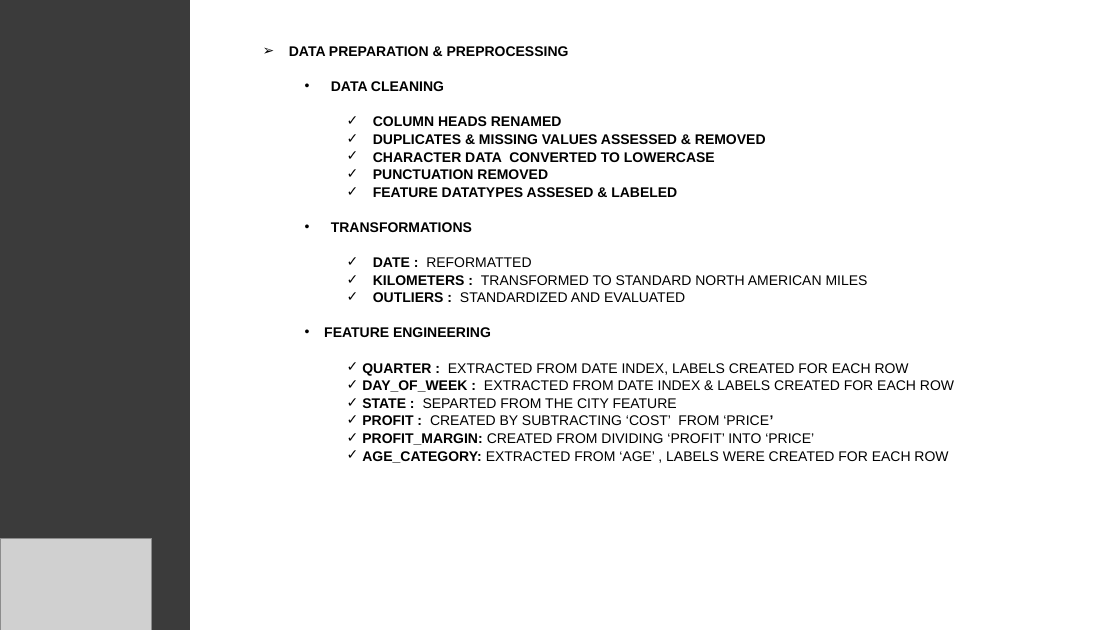
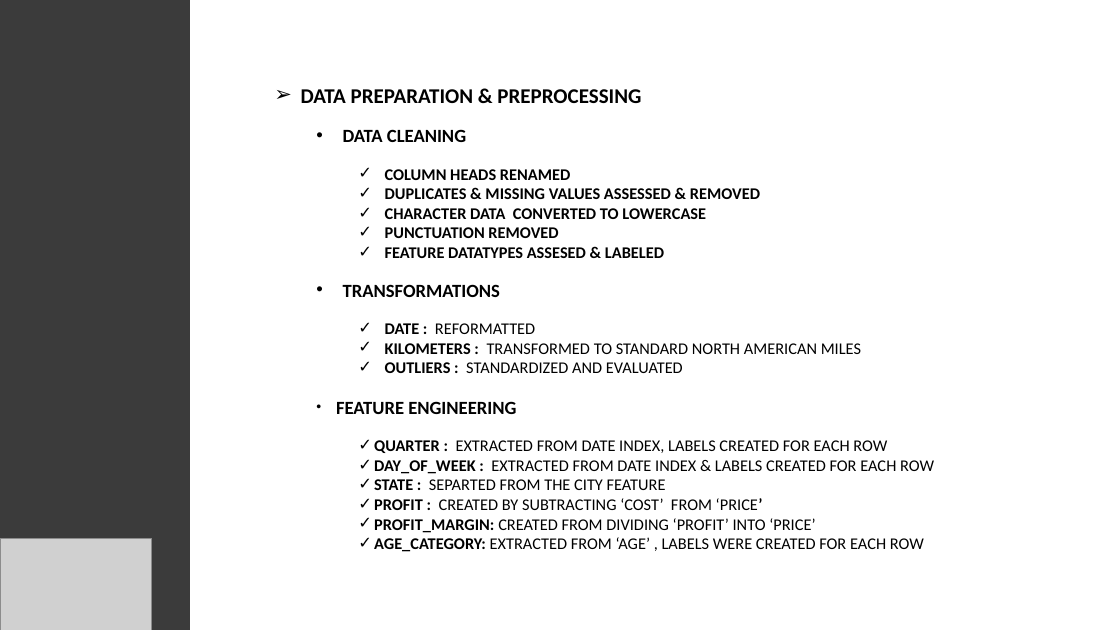
Before and after one commit to Drew5040/Portfolio, a slide deck: slide 6 of Sample1_Exploratory.Data.Analysis/eda.presentation.pptx. Drawn at 1120x630 pixels with LibreOffice and Linux fonts; fonts in the diff are those of the drawing; grey boxes stand for pictures. Boxes give left, top, right and bottom in pixels: in the first picture for what was removed or moved away, otherwise in the second. Text is boxed around its words. In the diff, an @@ line names an element or a change of style, - is before the commit and + after.

```diff
--- a/Sample1_Exploratory.Data.Analysis/eda.presentation.pptx
+++ b/Sample1_Exploratory.Data.Analysis/eda.presentation.pptx
@@ subtitle "DATA PREPARATION & PREPROCESSING": place and size @@
-subtitle "DATA PREPARATION & PREPROCESSING" at (289,46,954,463)
+subtitle "DATA PREPARATION & PREPROCESSING" at (301,89,934,552)
@@ subtitle "DATA PREPARATION & PREPROCESSING" at (301,89,934,552): size 12 to 18 pt in "DATA PREPARATION & PREPROCESSING"; font Arial to Calibri; size 12 to 16 pt in "DATA CLEANING", "TRANSFORMATIONS", "FEATURE ENGINEERING"; size 12 to 14 pt in "COLUMN HEADS RENAMED", "DUPLICATES & MISSING VALUES ASSESSED & REMOVED", "CHARACTER DATA CONVERTED TO LOWERCASE", "PUNCTUATION REMOVED" and 10 more places @@
```
Also in this commit, not shown: 16 other slides changed, 2 slides added, 1 slide removed.
